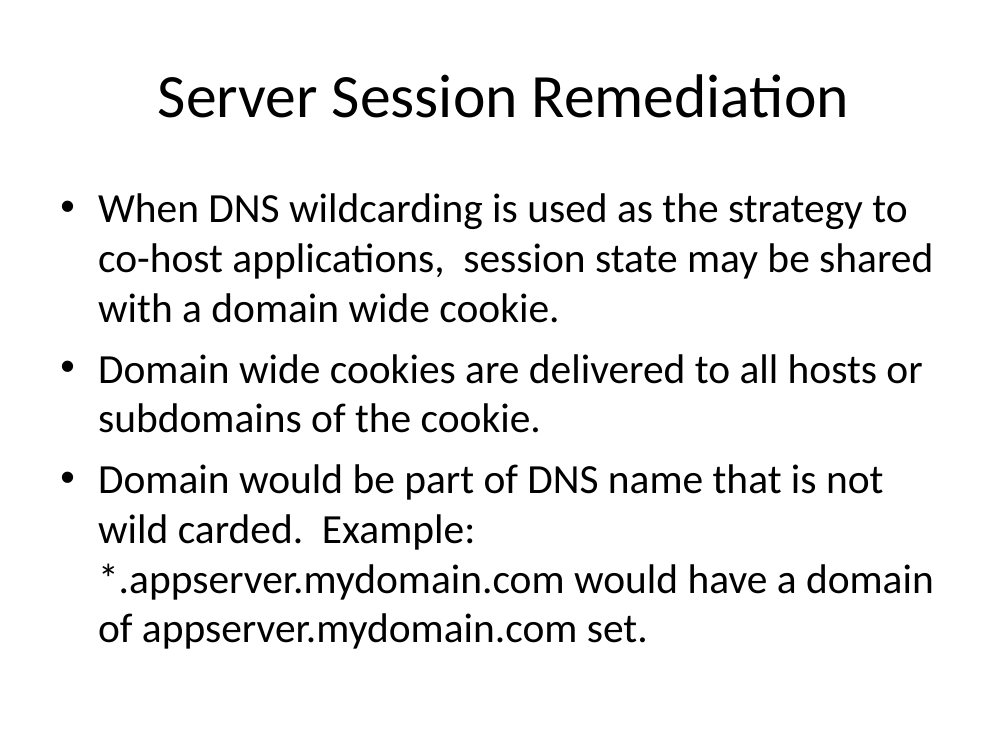
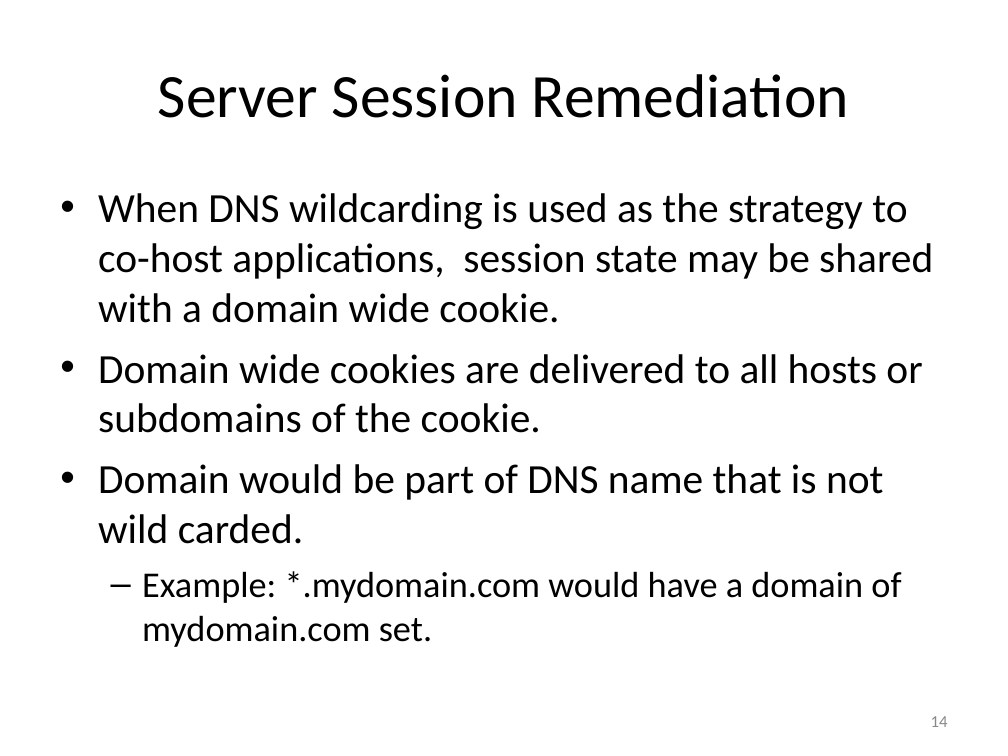
Before and after one commit to EdCharbeneau/CodePaLOUsa, a slide deck: slide 14 of 2013/LocalStorageSecurity/LocalStoragePresentation.ppt. Drawn at 1008x756 pixels with LibreOffice and Linux fonts; fonts in the diff are those of the drawing. Boxes give left, top, right and bottom in pixels: in the first picture for what was removed or moved away, otherwise in the second. Text is boxed around its words. In the diff, an @@ line names an element or a change of style, - is before the commit and + after.

```diff
--- a/2013/LocalStorageSecurity/LocalStoragePresentation.ppt
+++ b/2013/LocalStorageSecurity/LocalStoragePresentation.ppt
@@ text at <box>98,464,901,647</box>: text changed; size 29.6 to 25.9 pt @@
-• Domain would be part of DNS name that is not wild carded. Example: *.appserver.mydomain.com would have a domain of appserver.mydomain.com set.
+• Domain would be part of DNS name that is not wild carded.
+  – Example: *.mydomain.com would have a domain of mydomain.com set.
@@ page number added at <box>931,716,948,727</box>, 12 pt, text #898989 @@
+14
```
Also in this commit, not shown: 19 other slides changed.
